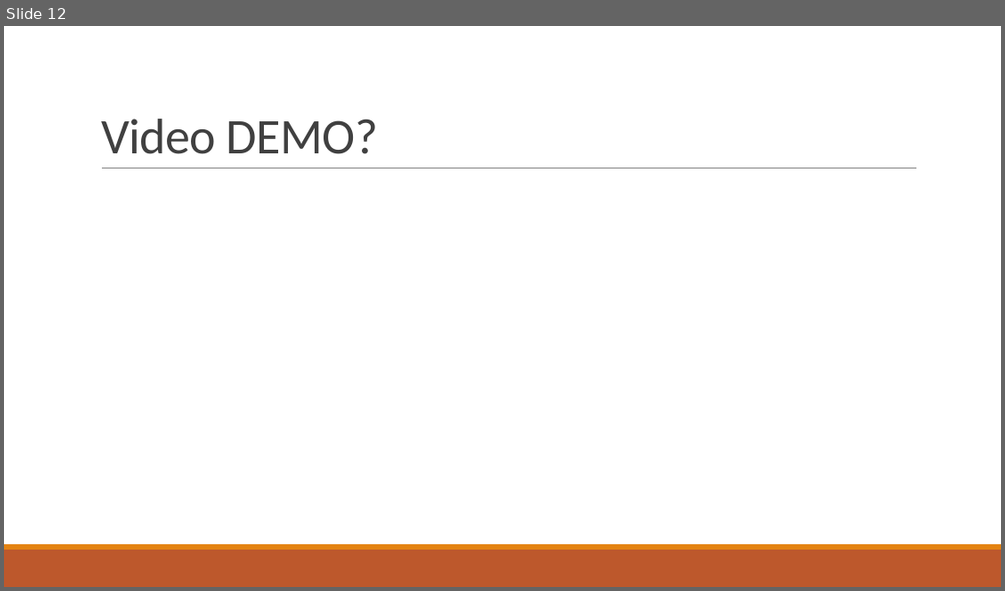
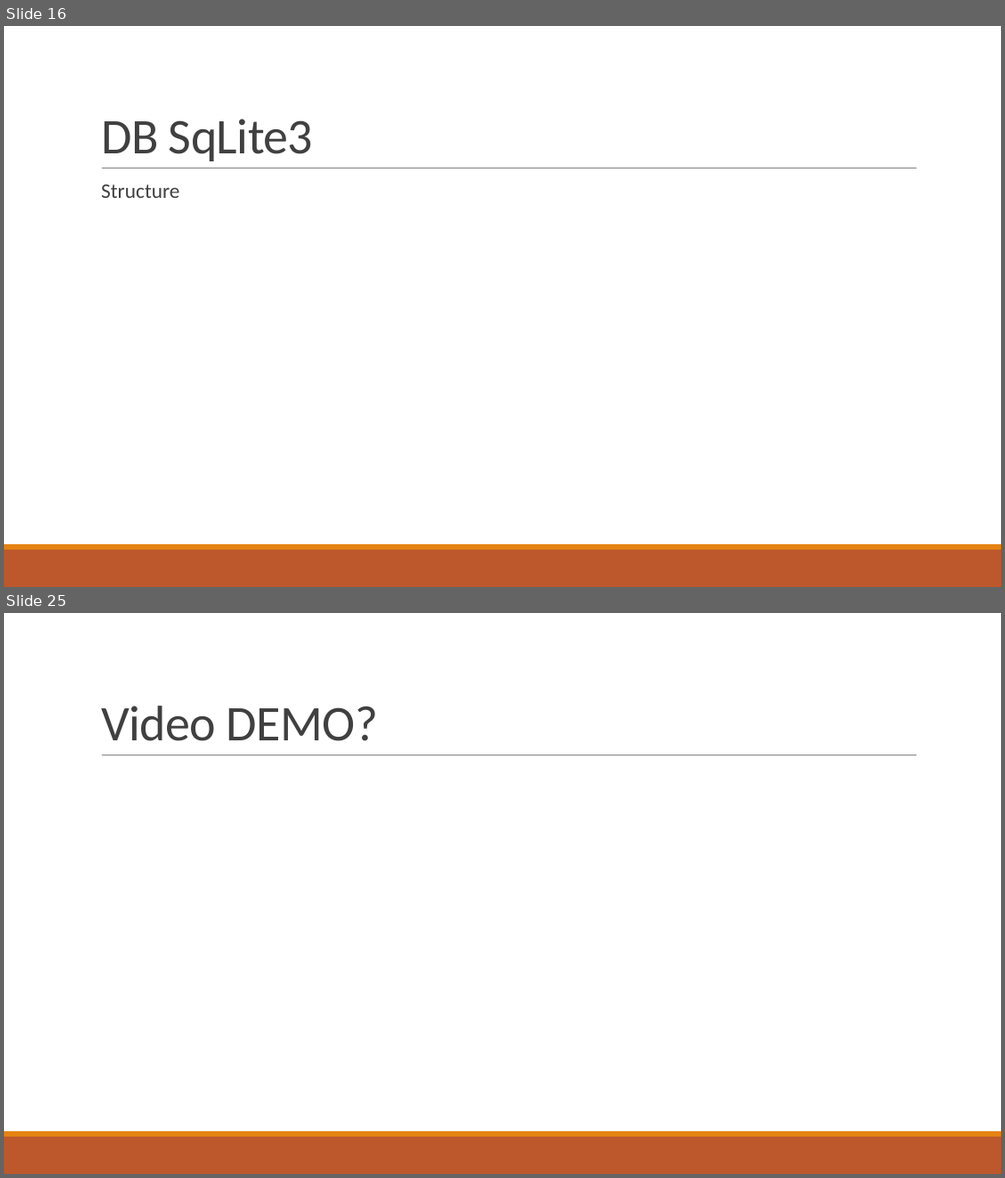
Before and after one commit to francescobaraldi/smart-neighborhood, a slide deck: Smart Neighborhood.pptx. Shown one above the other, each under a label of ours: slide 12 before the commit, slides 16 and 25 after it; the slides between them are not shown. The pictures are 1005x591 and 1005x1178 pixels, drawn with LibreOffice and Linux fonts; fonts in the diff are those of the drawing. Boxes give left, top, right and bottom in pixels: in the first picture for what was removed or moved away, otherwise in the second. Text is boxed around its words. In the diff, an @@ line names an element or a change of style, - is before the commit and + after.

```diff
--- a/Smart Neighborhood.pptx
+++ b/Smart Neighborhood.pptx
@@ slide 16 added at [4,26,1001,587], background #FFFFFF; not listed: 3 template elements that a slide beside it also shows @@
@@ title added at [101,119,313,161], 48 pt, text #404040 @@
+DB SqLite3
@@ text added at [101,184,179,198], 20 pt, text #404040 @@
+  Structure
@@ what was slide 12 is now slide 25 @@
```
Also in this commit, not shown: 7 slides changed, 13 other slides added, 1 slide removed.
